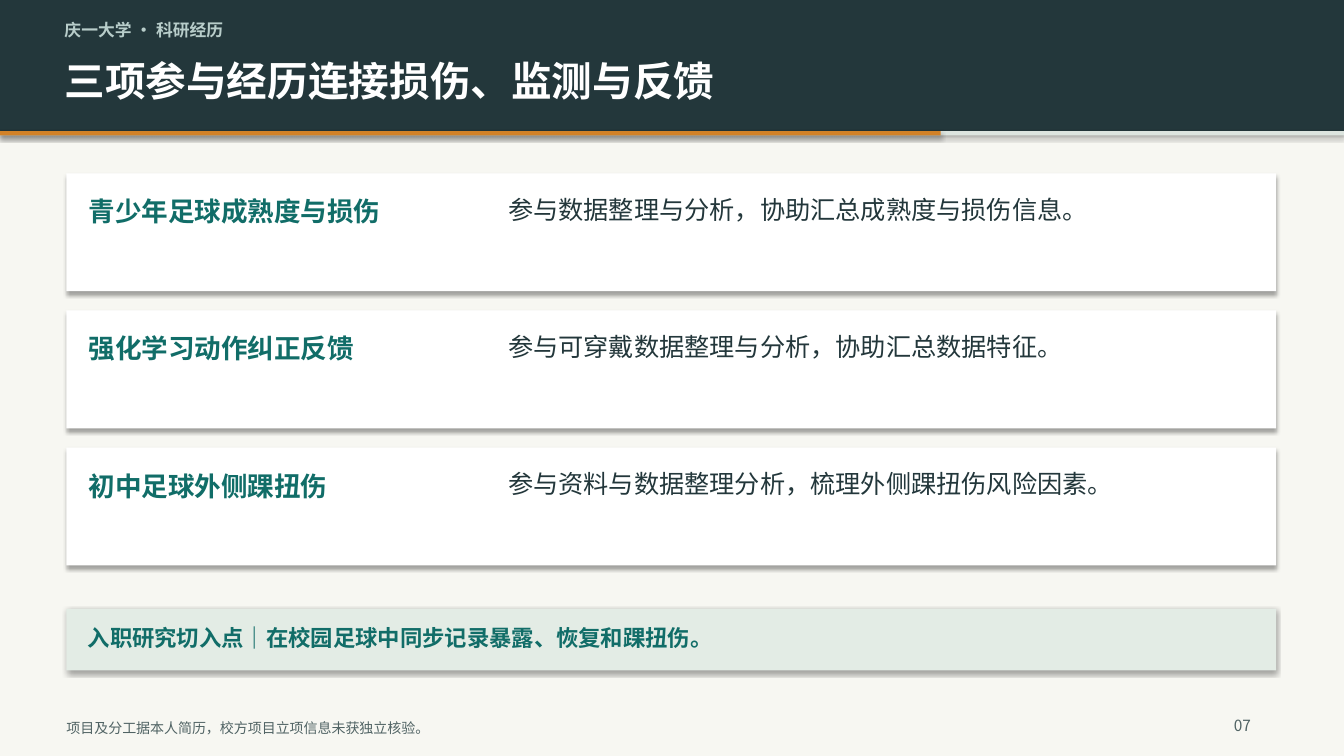
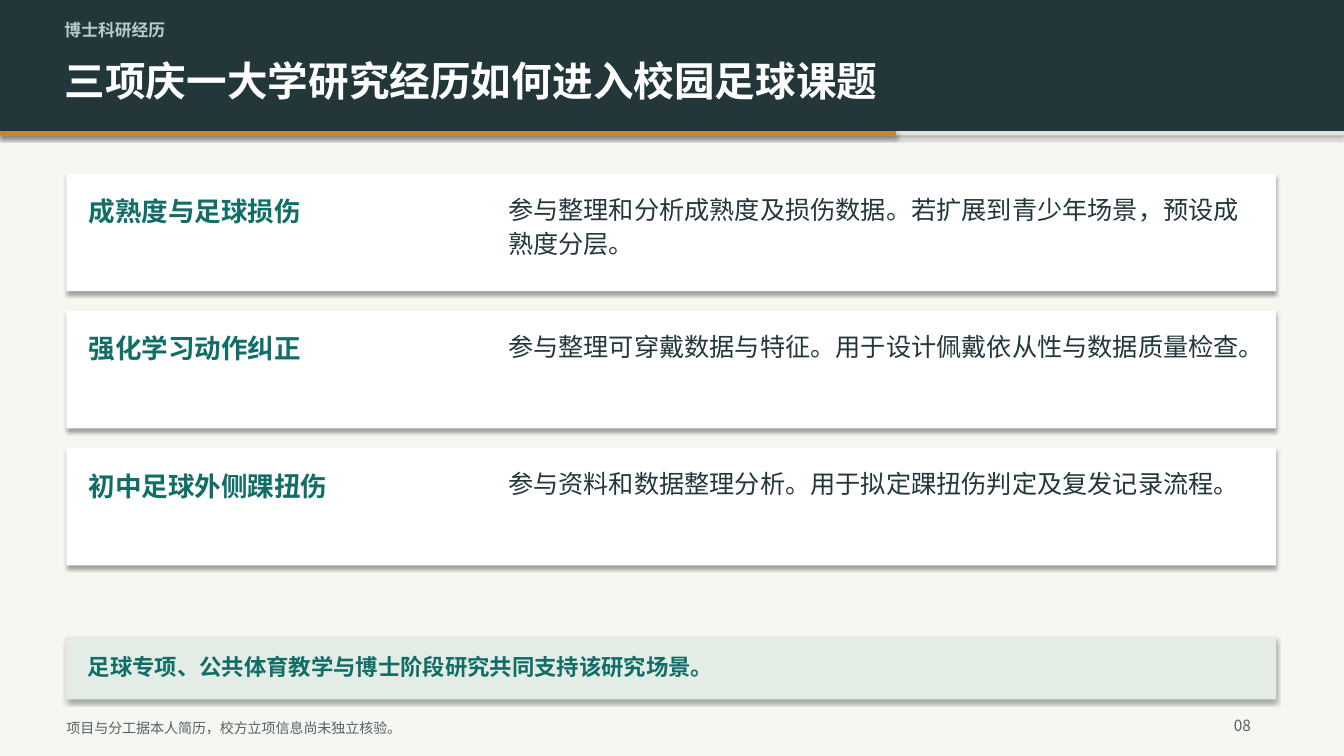
Before and after one commit to TaoXyjammy/DoctorLecture, a slide deck: slide 8 of 谢淘-高校面试科研汇报.pptx (slide 7 before the commit). Drawn at 1344x756 pixels with LibreOffice and Linux fonts; fonts in the diff are those of the drawing. Boxes give left, top, right and bottom in pixels: in the first picture for what was removed or moved away, otherwise in the second. Text is boxed around its words. In the diff, an @@ line names an element or a change of style, - is before the commit and + after.

```diff
--- a/谢淘-高校面试科研汇报.pptx
+++ b/谢淘-高校面试科研汇报.pptx
@@ text at (x1=64, y1=22, x2=165, y2=38): text changed @@
-庆一大学 · 科研经历
+博士科研经历
@@ text at (x1=64, y1=61, x2=877, y2=100): text changed @@
-三项参与经历连接损伤、监测与反馈
+三项庆一大学研究经历如何进入校园足球课题
@@ rectangle resized from (x1=0, y1=131, x2=941, y2=135) to (x1=0, y1=131, x2=896, y2=135) @@
@@ text at (x1=89, y1=198, x2=301, y2=224): text changed @@
-青少年足球成熟度与损伤
+成熟度与足球损伤
@@ text at (x1=508, y1=197, x2=1239, y2=255): text changed @@
-参与数据整理与分析，协助汇总成熟度与损伤信息。
+参与整理和分析成熟度及损伤数据。若扩展到青少年场景，预设成熟度分层。
@@ text at (x1=89, y1=335, x2=301, y2=361): text changed @@
-强化学习动作纠正反馈
+强化学习动作纠正
@@ text at (x1=508, y1=334, x2=1264, y2=358): text changed @@
-参与可穿戴数据整理与分析，协助汇总数据特征。
+参与整理可穿戴数据与特征。用于设计佩戴依从性与数据质量检查。
@@ text at (x1=508, y1=471, x2=1239, y2=495): text changed @@
-参与资料与数据整理分析，梳理外侧踝扭伤风险因素。
+参与资料和数据整理分析。用于拟定踝扭伤判定及复发记录流程。
@@ rectangle moved from (x1=67, y1=609, x2=1276, y2=670) to (x1=67, y1=638, x2=1276, y2=700) @@
@@ text at (x1=88, y1=656, x2=714, y2=677): text changed @@
-入职研究切入点｜在校园足球中同步记录暴露、恢复和踝扭伤。
+足球专项、公共体育教学与博士阶段研究共同支持该研究场景。
@@ text at (x1=1234, y1=719, x2=1251, y2=731): text changed @@
-07
+08
@@ text at (x1=66, y1=721, x2=401, y2=734): text changed @@
-项目及分工据本人简历，校方项目立项信息未获独立核验。
+项目与分工据本人简历，校方立项信息尚未独立核验。
```
Also in this commit, not shown: 6 other slides changed, 10 slides added, 4 slides removed.
